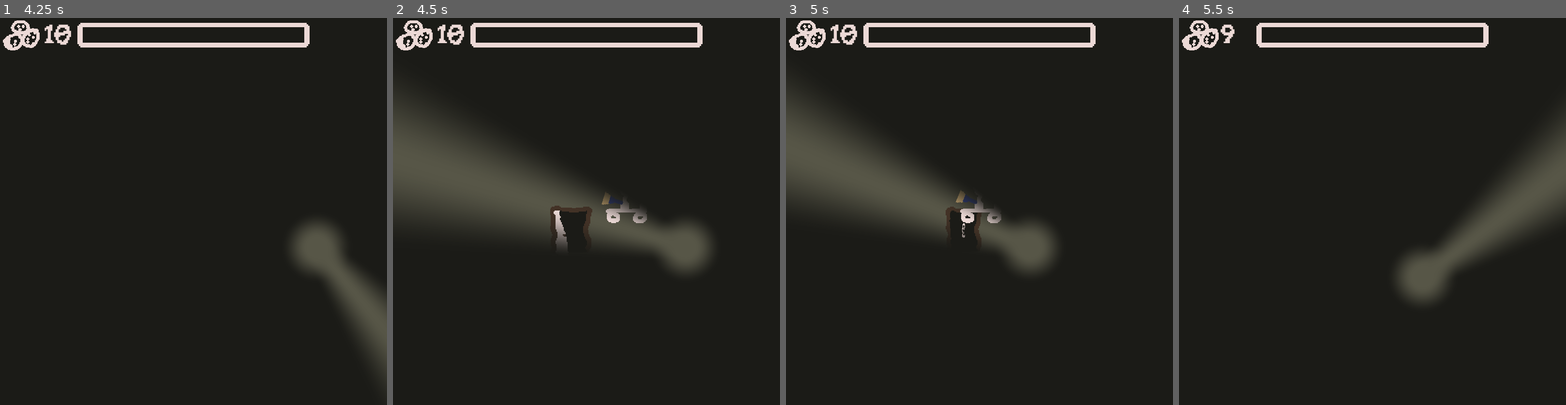
Above: before the commit, frames 1-4 (left to right).
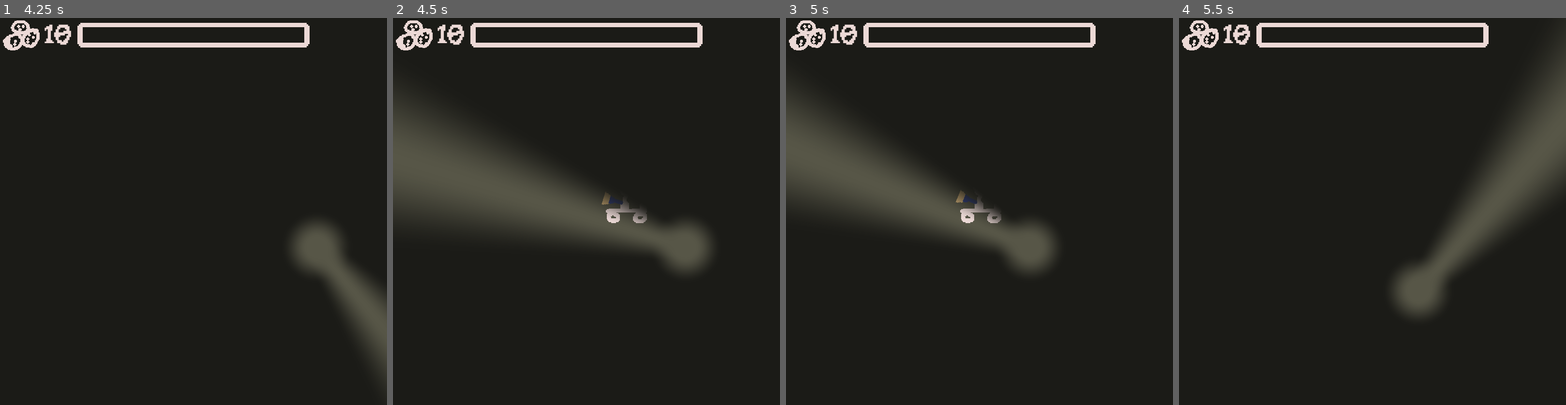
Above: after the commit, the same moments.

Repository: nolenroyalty/flashlight-survivors
Game: Godot game, scene res://Main.tscn
Two runs of this game, one before a commit and one after it. Both use one fixed random seed, a clock stepped at 60 frames per second and the inputs below.
Inputs (mouse positions are in pixels of both pictures, inside the frame that each line leads up to):
- Up to frame 1 (4.25 s): tap Enter at 0.5 s; move the mouse to (278, 192) at 0.52 s; hold D (player_right) 0.53-1.28 s; move the mouse to (116, 230) at 1.27 s; hold S (player_down) 1.28-2.03 s; move the mouse to (232, 126) at 2.02 s; hold D (player_right) 2.03-2.78 s; move the mouse to (174, 288) at 2.77 s; hold W (player_up) 2.78-3.53 s; move the mouse to (309, 269) at 3.52 s; hold A (player_left) from 3.53 s (still down); tap Z (debug_spawn_door) at 4.15 s
- Up to frame 2 (4.5 s): keep holding A (player_left); move the mouse to (470, 153) at 4.27 s
- Up to frame 3 (5 s): keep holding A (player_left)
- Up to frame 4 (5.5 s): move the mouse to (1391, 211) at 5.02 s; release A (player_left) at 5.03 s; hold S (player_down) from 5.03 s (still down)

Frame 1 is identical in both runs. In frame 2, 0.8% of the frame differs, in the area x 40-52%, y 48-59%; in frame 3, 0.5%; in frame 4, 5.9%, in the area x 10-100%, y 1-77%.

Commit message:
delete debug statements, add door spawn manager

Diff:
--- a/Main.gd
+++ b/Main.gd
@@ -35,10 +35,3 @@
 	if Input.is_action_just_pressed("debug_spawn_enemy"):
 		var enemy = Enemy.instance()
 		add_child(enemy)
-	if Input.is_action_just_pressed("debug_spawn_door"):
-		# We should avoid overlapping doors
-		var door = Door.instance()
-		var x = rng.randi_range(50, 400)
-		var y = rng.randi_range(50, 300)
-		door.position = Vector2(x, y)
-		add_child(door)
